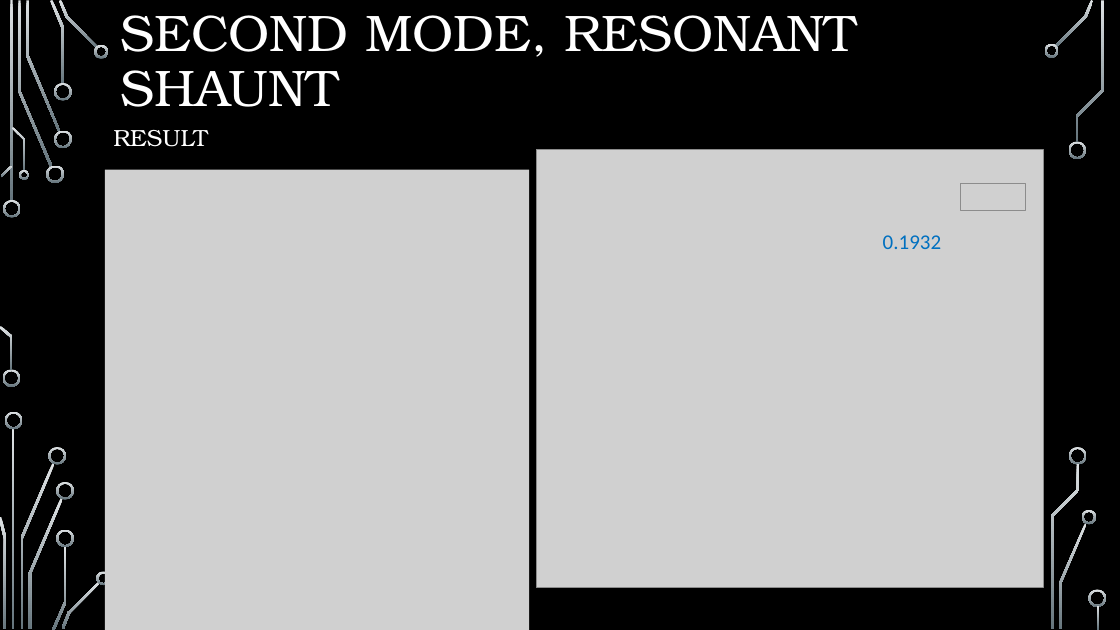
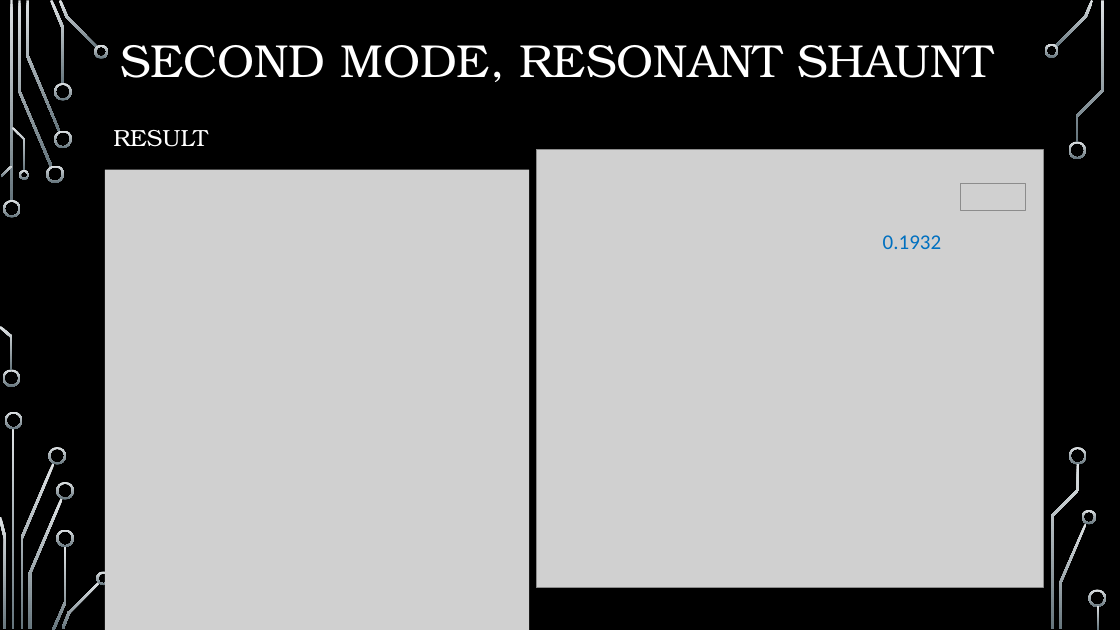
Before and after one commit to elchape99/SSCSA, a slide deck: slide 14 of presentazione_progetto.pptx. Drawn at 1120x630 pixels with LibreOffice and Linux fonts; fonts in the diff are those of the drawing; grey boxes stand for pictures; background and template pictures are left out. Boxes give left, top, right and bottom in pixels: in the first picture for what was removed or moved away, otherwise in the second. Text is boxed around its words. In the diff, an @@ line names an element or a change of style, - is before the commit and + after.

```diff
--- a/presentazione_progetto.pptx
+++ b/presentazione_progetto.pptx
@@ title "SECOND MODE, RESONANT SHAUNT" at [120, 45, 993, 82]: size 44 to 39.6 pt @@
```
Also in this commit, not shown: 1 other slide changed.
